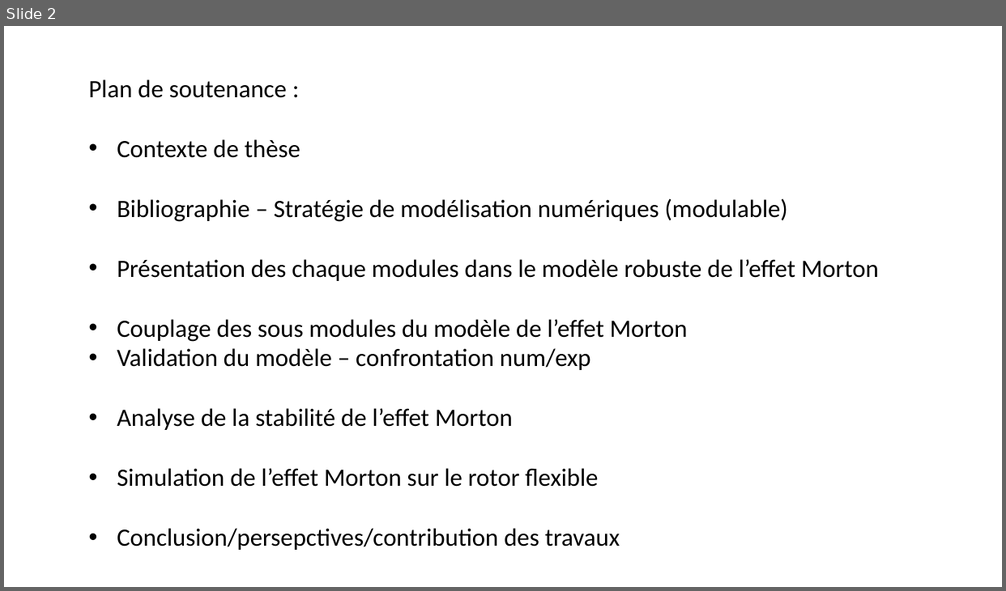
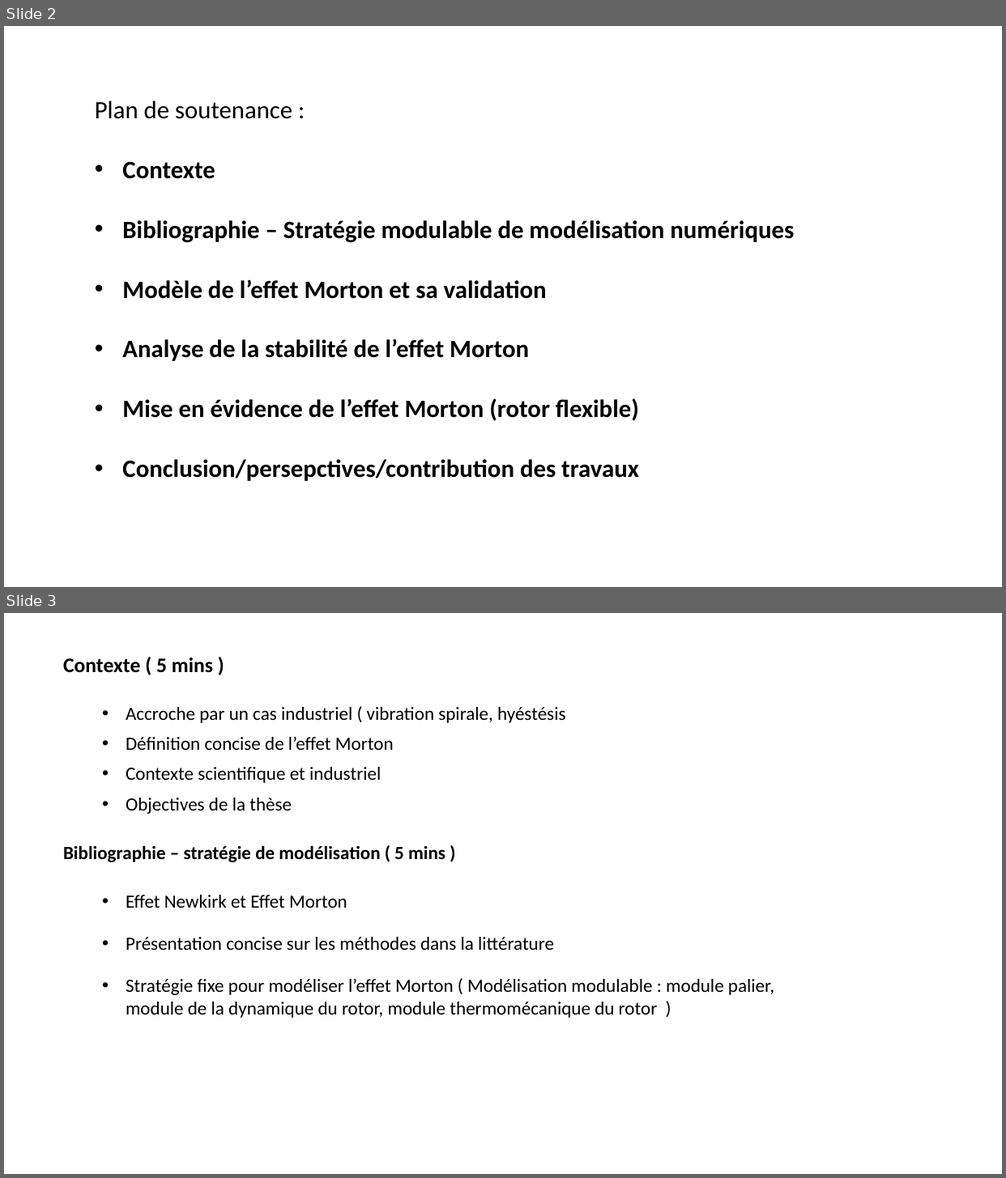
Before and after one commit to SilunZ/SoutenanceThese, a slide deck: Plan de soutenance These Morton Silun.pptx. Shown one above the other, each under a label of ours: slide 2 before the commit, slides 2 and 3 after it. The pictures are 1006x591 and 1006x1178 pixels, drawn with LibreOffice and Linux fonts; fonts in the diff are those of the drawing. Boxes give left, top, right and bottom in pixels: in the first picture for what was removed or moved away, otherwise in the second. Text is boxed around its words. In the diff, an @@ line names an element or a change of style, - is before the commit and + after.

Commit message:
plan de la soutenance de thèse

```diff
--- a/Plan de soutenance These Morton Silun.pptx
+++ b/Plan de soutenance These Morton Silun.pptx
@@ slide 3 added at (4,613,1002,1174), background #FFFFFF @@
@@ text added at (63,658,213,673), 20 pt, text #000000, bold @@
+Contexte ( 5 mins )
@@ text added at (126,707,565,723), 18 pt, text #000000 @@
+• Accroche par un cas industriel ( vibration spirale, hyéstésis
@@ text added at (126,737,394,750), 18 pt, text #000000 @@
+• Définition concise de l’effet Morton
@@ text added at (126,767,381,783), 18 pt, text #000000 @@
+• Contexte scientifique et industriel
@@ text added at (126,798,292,814), 18 pt, text #000000 @@
+• Objectives de la thèse
@@ text added at (63,845,445,862), 18 pt, text #000000, bold @@
+Bibliographie – stratégie de modélisation ( 5 mins )
@@ text added at (126,895,347,908), 18 pt, text #000000 @@
+• Effet Newkirk et Effet Morton
@@ text added at (126,937,554,950), 18 pt, text #000000 @@
+• Présentation concise sur les méthodes dans la littérature
@@ text added at (126,979,774,1018), 18 pt, text #000000 @@
+• Stratégie fixe pour modéliser l’effet Morton ( Modélisation modulable : module palier, module de la dynamique du rotor, module thermomécanique du rotor )
@@ slide 2 changed as well @@
@@ text "Plan de soutenance :": place and size @@
-text "Plan de soutenance :" at (89,79,879,550)
+text "Plan de soutenance :" at (95,101,794,481)
@@ text at (122,161,794,299): text changed; bold on @@
-• Contexte de thèse
-• Bibliographie – Stratégie de modélisation numériques (modulable)
-• Présentation des chaque modules dans le modèle robuste de l’effet Morton
-• Couplage des sous modules du modèle de l’effet Morton
-• Validation du modèle – confrontation num/exp
+• Contexte
+• Bibliographie – Stratégie modulable de modélisation numériques
+• Modèle de l’effet Morton et sa validation
@@ text at (122,339,639,481): bold on in "Analyse de la stabilité de l’effet Morton", "Conclusion/persepctives/contribution des travaux" @@
@@ text at (122,399,639,421): text changed; bold on @@
-• Simulation de l’effet Morton sur le rotor flexible
+• Mise en évidence de l’effet Morton (rotor flexible)
```
Also in this commit, not shown: 1 other slide changed, 2 other slides added.
